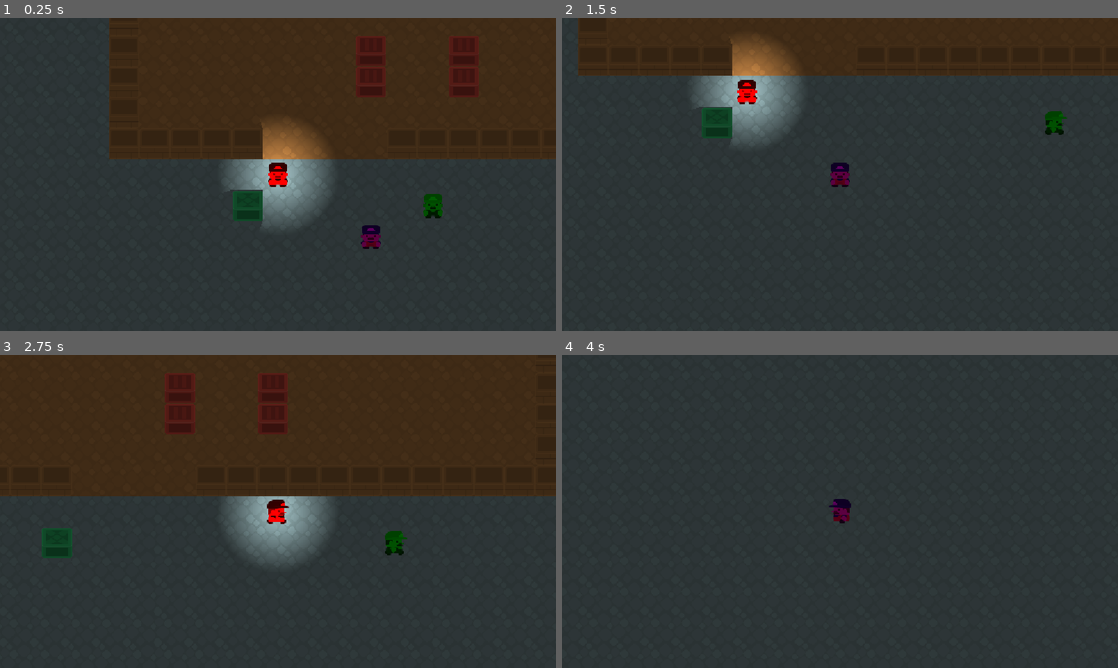
Above: before the commit, frames 1-4 (two rows, left to right).
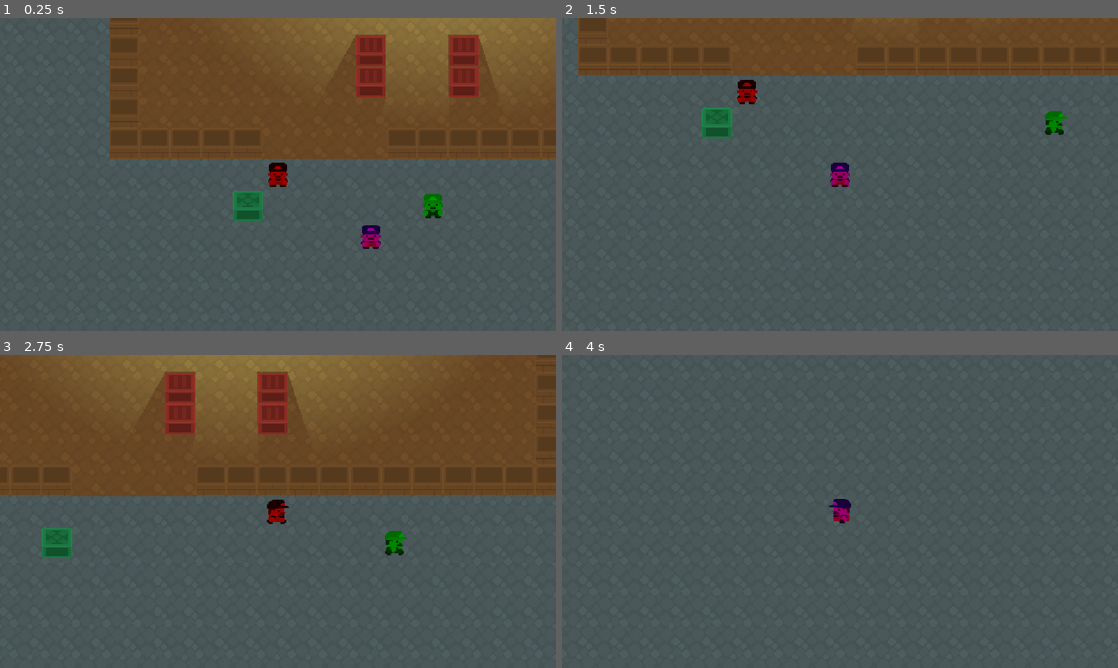
Above: after the commit, the same moments.

Repository: devbernardolopes/maze-mazey
Game: Godot game, scene res://scenes/universe.tscn
The game is run twice, just before and just after one commit, with the same random seed, the same clock (stepped at 60 frames per second) and the same inputs.
Inputs:
- Up to frame 1 (0.25 s): no input
- Up to frame 2 (1.5 s): tap Enter at 0.5 s; hold Right (right) 0.53-1.28 s; hold Tab (switch) 0.53-1.28 s; hold Down (down) from 1.28 s (still down); tap Tab (switch) at 1.35 s
- Up to frame 3 (2.75 s): release Down (down) at 2.03 s; hold Right (right) from 2.03 s (still down); hold Tab (switch) from 2.03 s (still down)
- Up to frame 4 (4 s): release Right (right) at 2.78 s; release Tab (switch) at 2.78 s; hold Up (up) 2.78-3.53 s; tap Tab (switch) at 2.85 s; tap Space at 3.5 s; hold Left (left) from 3.53 s (still down); hold Tab (switch) from 3.53 s (still down)

The runs differ from the first frame. In frame 1, 98% of the frame differs, in the area x 0-100%, y 0-100%; in frame 2, 98%; in frame 3, 98%; in frame 4, 100%.

Commit message:
more lighting tests

Diff:
--- a/maze-mazey/scenes/universe.tscn
+++ b/maze-mazey/scenes/universe.tscn
@@ -71,6 +71,7 @@
 metadata/_custom_type_script = "uid://ddd03s26mmylb"
 
 [node name="PointLight2D" type="PointLight2D" parent="Entities/Warrior" unique_id=388999388]
+visible = false
 shadow_enabled = true
 texture = ExtResource("8_7viwd")
 
@@ -88,13 +89,24 @@
 script = ExtResource("6_qbb8e")
 metadata/_custom_type_script = "uid://ddd03s26mmylb"
 
+[node name="Lighting" type="Node2D" parent="." unique_id=1822220505]
+
+[node name="PointLight2D" type="PointLight2D" parent="Lighting" unique_id=2064608714]
+position = Vector2(-219.99998, -31.999996)
+scale = Vector2(1.1197307, 0.8782202)
+color = Color(0.5254902, 1, 1, 1)
+energy = 0.85
+shadow_enabled = true
+texture = ExtResource("8_7viwd")
+texture_scale = 4.27
+
 [node name="FollowCamera" type="Camera2D" parent="." unique_id=948245310 node_paths=PackedStringArray("target")]
 script = ExtResource("6_jegdv")
 target = NodePath("../Entities/Warrior")
 metadata/_custom_type_script = "uid://c540ipvnpy5ky"
 
 [node name="CanvasModulate" type="CanvasModulate" parent="." unique_id=1623358429]
-color = Color(0.35906908, 0.35906908, 0.35906908, 1)
+color = Color(0.5931336, 0.59313357, 0.59313357, 1)
 
 [node name="Hud" type="CanvasLayer" parent="." unique_id=2043298697]
 script = ExtResource("13_yanup")
